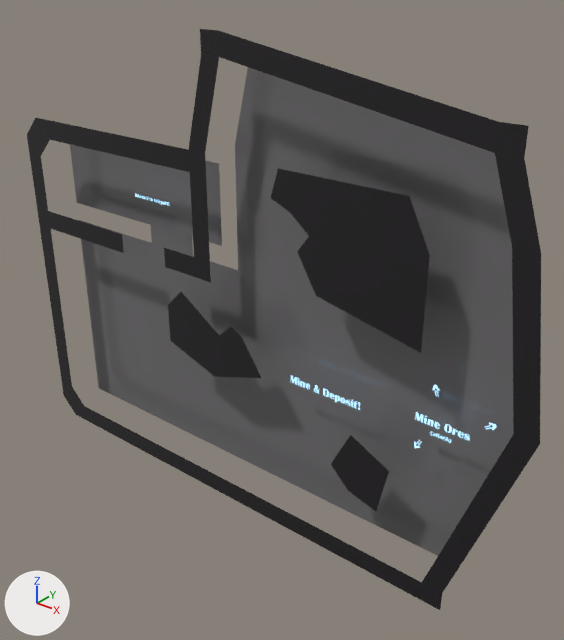
Two versions of the glTF model assets/levels/maps/Sandbox.glb, one commit apart.
One viewpoint serves both versions: a camera (50 mm lens) standing at (2032.0, -2380.0, 1717.0) and looking at (1.0, 159.0, 142.0). Lighting does not change. The marker at lower left points along +X, +Y and +Z. Where no turn or scale is listed for an object, it has been applied to the vertices.

In view in the first picture: 'Arrow.001', 'Arrow.003', 'Arrow.005', 'Border.001', 'Border.024', 'Border.025', 'Border.026', 'Border.028', 'Border.029', 'Border.030', 'Border.031', 'Border.032', 'Border.033', 'Border.034', 'Exit 02.006', 'Floor.002', 'Interact to teleport', 'Mine Ores'.
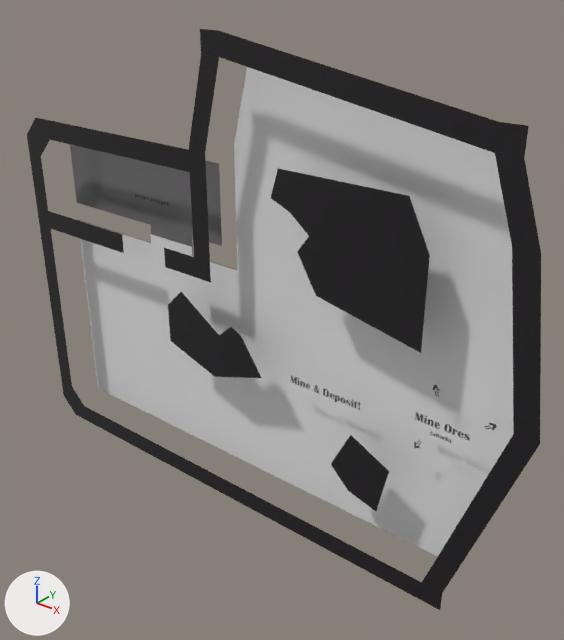
Edits to the bpy script that builds the scene:
```text
Change mat_areatext:
    remove mat_areatext.emission_color = (0.191, 0.623, 1.0)  # blue #79cfff
    remove mat_areatext.emission_strength = 1.239
    mat_areatext.base_color: (0.8, 0.8, 0.8) -> (0.0, 0.0, 0.0)  # white #e7e7e7 -> black #000000
Add me_floor_003:
    me_floor_003.from_pydata([(-300.0, 0.0, 200.0), (0.0, 0.0, 200.0), (-300.0, 0.0, -900.0), (0.0, 0.0, -900.0), (-900.0, 0.0, 200.0), (-900.0, 0.0, -900.0), (300.0, 0.0, 200.0), (300.0, 0.0, -900.0), (1800.0, 0.0, 0.0), (1500.0, 0.0, -900.0), (300.0, 0.0, 800.0), (1700.0, 0.0, 700.0), (400.0, 0.0, 1200.0), (1600.0, 0.0, 1000.0), (-300.0, 0.0, 250.0), (0.0, 0.0, 250.0)], [], [(15, 14, 0), (15, 0, 1), (1, 0, 2), (1, 2, 3), (2, 0, 4), (2, 4, 5), (1, 3, 7), (1, 7, 6), (6, 7, 9), (6, 9, 8), (6, 8, 11), (6, 11, 10), (10, 11, 13), (10, 13, 12)])
Add ob_floor_003:
    ob_floor_003 = bpy.data.objects.new('Floor.003', me_floor_003)
    ob_floor_003.location = (-600.0, 195.0, 100.0)
```

What differs and where, as boxes [x1, y1, x2, y2] in the pictures (564 x 640 px):
'Floor.003', added
    after: [78, 67, 514, 557]
'Exit 02.006', recoloured, surface changed
    both: [291, 376, 360, 410]
'Mine Ores', recoloured, surface changed
    both: [415, 412, 470, 440]
'Interact to teleport', recoloured, surface changed
    both: [135, 193, 169, 205]
'Attack', recoloured, surface changed
    both: [431, 431, 451, 443]
'Arrow.003', recoloured, surface changed
    both: [485, 423, 497, 430]
'Arrow.001', recoloured, surface changed
    both: [432, 385, 440, 397]
'Arrow.005', recoloured, surface changed
    both: [414, 440, 422, 448]
'Floor.002', unchanged, covered by the edit
    before: [70, 67, 514, 556]
    after: [70, 144, 236, 270]
